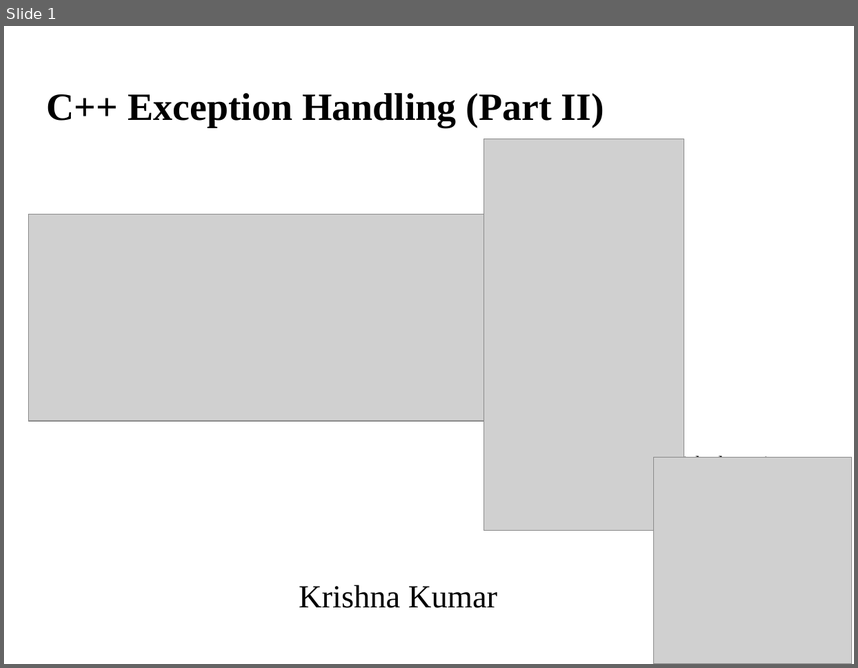
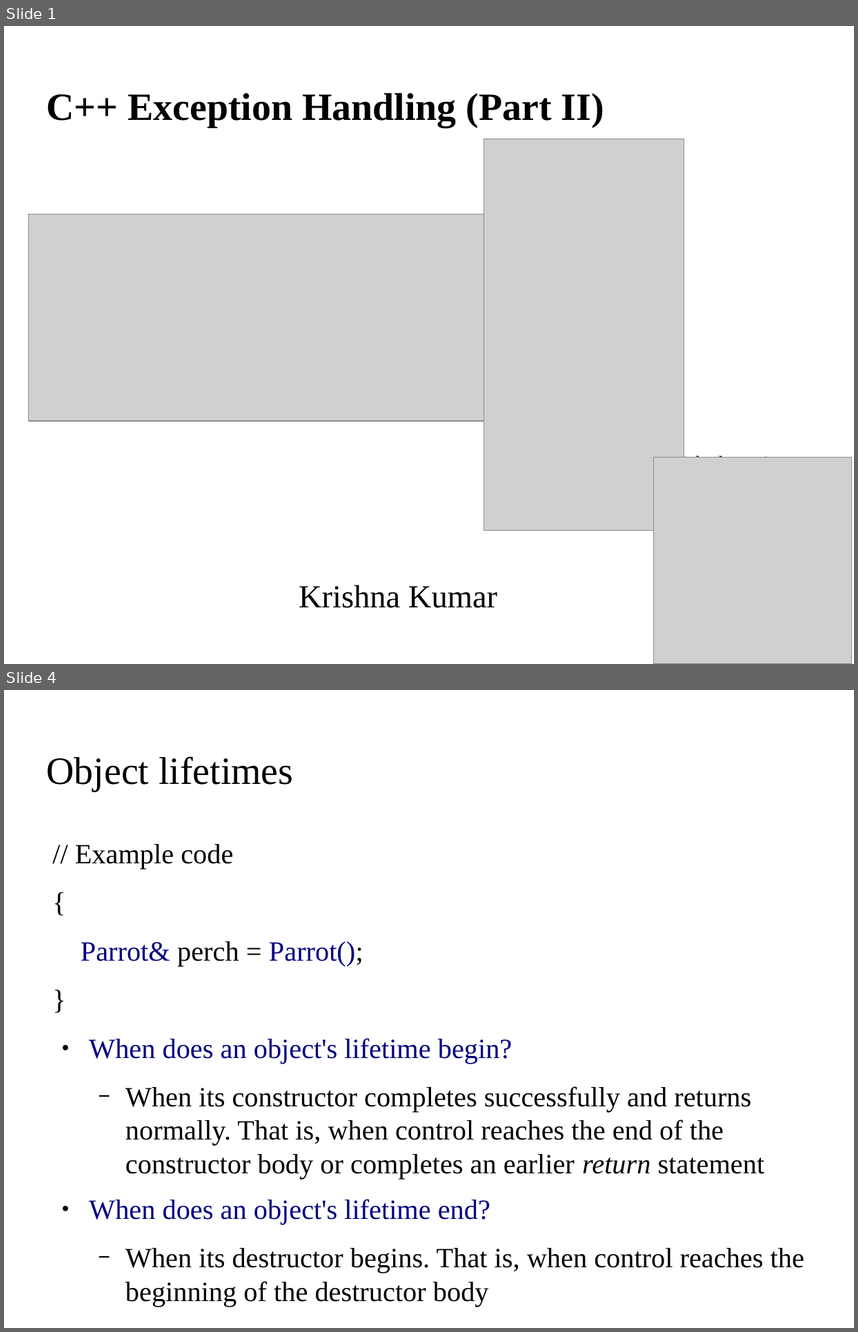
Before and after one commit to kks32/cpp-software-development, a slide deck: Ex10_Exception_Handling_II/Ex10_Exception_Handling_II.odp. Shown one above the other, each under a label of ours: slide 1 before the commit, slides 1 and 4 after it; the slides between them are not shown. The pictures are 858x668 and 858x1332 pixels, drawn with LibreOffice and Linux fonts; fonts in the diff are those of the drawing; grey boxes stand for pictures; background and template pictures are left out. Boxes give left, top, right and bottom in pixels: in the first picture for what was removed or moved away, otherwise in the second. Text is boxed around its words. In the diff, an @@ line names an element or a change of style, - is before the commit and + after.

```diff
--- a/Ex10_Exception_Handling_II/Ex10_Exception_Handling_II.odp
+++ b/Ex10_Exception_Handling_II/Ex10_Exception_Handling_II.odp
@@ slide 4 added at bbox=[4, 690, 854, 1328], background picture (left out) @@
@@ title added at bbox=[47, 756, 293, 791], 36 pt, text #000000 @@
+Object lifetimes
@@ text added at bbox=[75, 844, 804, 1306], 26 pt, text #000000 @@
+// Example code
+{
+Parrot& perch = Parrot();
+}
+● When does an object's lifetime begin?
+  − When its constructor completes successfully and returns normally. That is, when control reaches the end of the constructor body or completes an earlier return statement
+● When does an object's lifetime end?
+  − When its destructor begins. That is, when control reaches the beginning of the destructor body
```
Also in this commit, not shown: 1 slide changed, 5 other slides added, 4 other files.
